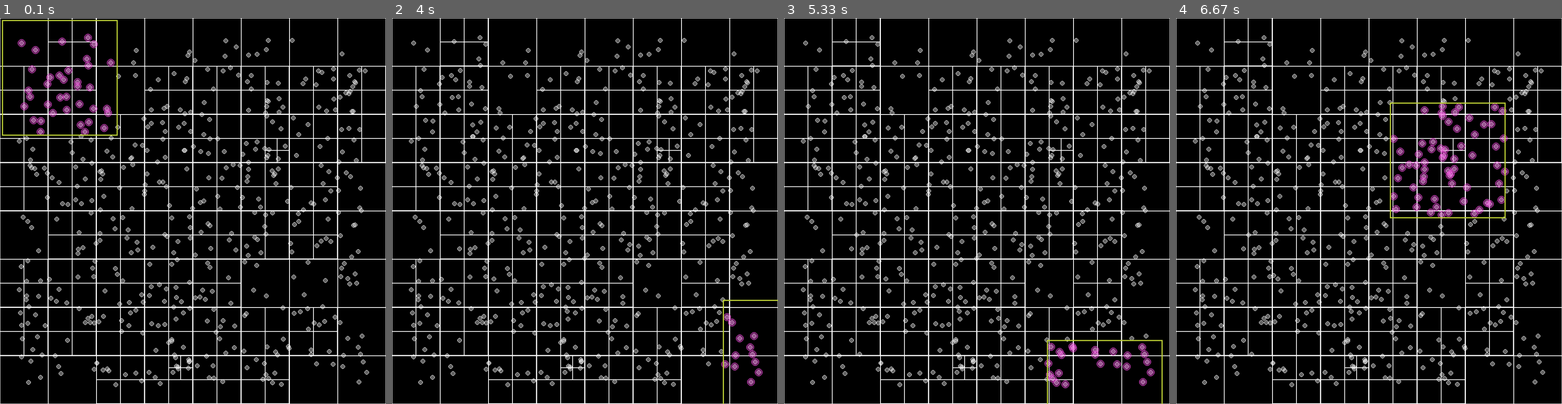
Above: before the commit, frames 1-4 (left to right).
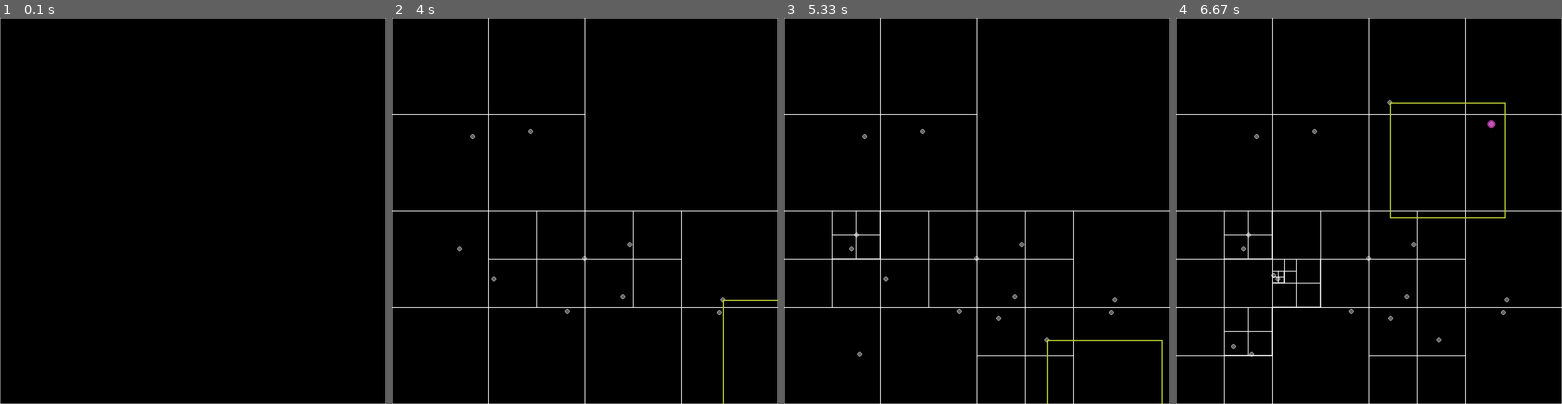
Above: after the commit, the same moments.

Repository: Josephbakulikira/QuadTree-Visualization-with-python--pygame
Game: pygame game, started from main.py
Two runs of this game, one before a commit and one after it. Both use one fixed random seed, a clock stepped at 60 frames per second and the inputs below.
Inputs (mouse positions are in pixels of both pictures, inside the frame that each line leads up to):
- Up to frame 1 (0.1 s): no input
- Up to frame 2 (4 s): tap Space at 0.33 s; click (623, 295) at 0.72 s; click (631, 245) at 1.05 s; click (565, 311) at 1.38 s; click (585, 257) at 1.72 s; click (530, 129) at 2.05 s; click (720, 311) at 2.38 s; click (457, 249) at 2.72 s; click (473, 137) at 3.05 s; click (492, 280) at 3.38 s; click (723, 299) at 3.72 s
- Up to frame 3 (5.33 s): click (861, 353) at 4.05 s; click (857, 234) at 4.38 s; click (1000, 319) at 4.72 s; click (1046, 338) at 5.05 s
- Up to frame 4 (6.67 s): click (1233, 346) at 5.38 s; click (1272, 276) at 5.72 s; click (1492, 122) at 6.05 s; click (1388, 102) at 6.38 s

The runs differ from the first frame. In frame 1, 15% of the frame differs, in the area x 0-100%, y 0-100%; in frame 2, 13%; in frame 3, 13%; in frame 4, 13%.

Commit message:
fix quadtree subdivide

Diff:
--- a/Quadtree.py
+++ b/Quadtree.py
@@ -38,7 +38,10 @@
         self.boundary = boundary
         self.particles = []
         self.color = (255, 255, 255)
-
+        self.northWest = None
+        self.northEast = None
+        self.southWest = None
+        self.southEast = None
     def subdivide(self):
         parent = self.boundary
         boundary_nw = Rectangle(
@@ -71,20 +74,27 @@
             )
 
         self.northWest = QuadTree(self.capacity, boundary_nw)
+        self.northWest.insert(self.particles[0])
         self.northEast = QuadTree(self.capacity, boundary_ne)
+        self.northEast.insert(self.particles[0])
+
         self.southWest = QuadTree(self.capacity, boundary_sw)
+        self.southWest.insert(self.particles[0])
         self.southEast = QuadTree(self.capacity, boundary_se)
+        self.southEast.insert(self.particles[0])
+
 
     def insert(self, particle):
         if self.boundary.containsParticle(particle) == False:
             return False
 
-        if len(self.particles) < self.capacity and hasattr(self, 'northWest') == False:
+        if len(self.particles) < self.capacity and self.northWest == None:
             self.particles.append(particle)
             return True
         else:
-            if not hasattr(self, 'northWest'):
+            if self.northWest == None:
                 self.subdivide()
+
             if self.northWest.insert(particle):
                 return True
             if self.northEast.insert(particle):
@@ -93,7 +103,7 @@
                 return True
             if self.southEast.insert(particle):
                 return True
-        return False
+            return False
 
     def queryRange(self, _range):
         particlesInRange = []
@@ -105,7 +115,7 @@
                 if _range.containsParticle(particle):
                     particlesInRange.append(particle)
 
-            if hasattr(self, 'northWest'):
+            if self.northWest != None:
                 particlesInRange += self.northWest.queryRange(_range)
                 particlesInRange += self.northEast.queryRange(_range)
                 particlesInRange += self.southWest.queryRange(_range)
@@ -113,10 +123,9 @@
 
             return particlesInRange
 
-
     def Show(self, screen):
         self.boundary.Draw(screen)
-        if hasattr(self, 'northWest'):
+        if self.northWest != None:
             self.northWest.Show(screen)
             self.northEast.Show(screen)
             self.southWest.Show(screen)
--- a/main.py
+++ b/main.py
@@ -15,7 +15,7 @@
 Background = (0, 0, 0)
 particles = []
 
-NODE_CAPACITY = 4
+NODE_CAPACITY = 1
 
 rangeRect = Rectangle(Vector2(250, 250), Vector2(300, 300))
 rangeRect.color = (190, 210, 55)
@@ -25,17 +25,19 @@
 
 quadtree = QuadTree(NODE_CAPACITY, boundary)
 
-for i in range(500):
-    x = randint(50, Width-50)
-    y = randint(50, Height-50)
-    # col = (randint(0, 255), randint(0, 255),randint(0, 255))
-    col = (255, 255, 255)
-    particle = Particle(Vector2(x, y), 6, col)
-    quadtree.insert(particle)
-    particles.append(particle)
+# for i in range(500):
+#     offset = 50
+#     x = randint(offset, Width-offset)
+#     y = randint(offset, Height-offset)
+#     # col = (randint(0, 255), randint(0, 255),randint(0, 255))
+#     col = (255, 255, 255)
+#     particle = Particle(Vector2(x, y), 6, col)
+#     quadtree.insert(particle)
+#     particles.append(particle)
 
 
 # print(points)
+showRange = False
 run = True
 while run:
     screen.fill(Background)
@@ -48,20 +50,25 @@
         if event.type == pygame.KEYUP:
             if event.key == pygame.K_ESCAPE:
                 run = False
+            if event.key == pygame.K_SPACE:
+                showRange = not showRange
         if event.type == pygame.MOUSEBUTTONDOWN:
             x, y = pygame.mouse.get_pos()
             particle = Particle(Vector2(x, y), 6, (255, 255, 255))
             particles.append(particle)
             quadtree.insert(particle)
-    rangeRect.position.x, rangeRect.position.y = pygame.mouse.get_pos()
+
+
     quadtree.Show(screen)
     for particle in particles:
         particle.draw(screen)
 
+    rangeRect.position.x, rangeRect.position.y = pygame.mouse.get_pos()
     points = quadtree.queryRange(rangeRect)
-    for point in points:
-        point.draw(screen, (245, 80, 225), 10)
-    rangeRect.Draw(screen)
+    if showRange == True:
+        for point in points:
+            point.draw(screen, (245, 80, 225), 10)
+        rangeRect.Draw(screen)
     pygame.display.flip()
 
 pygame.quit()
